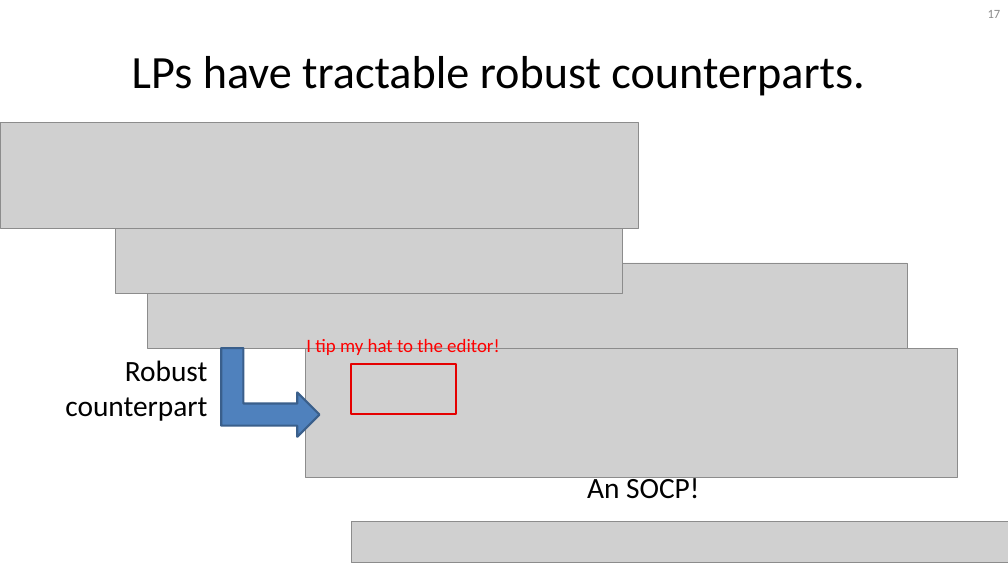
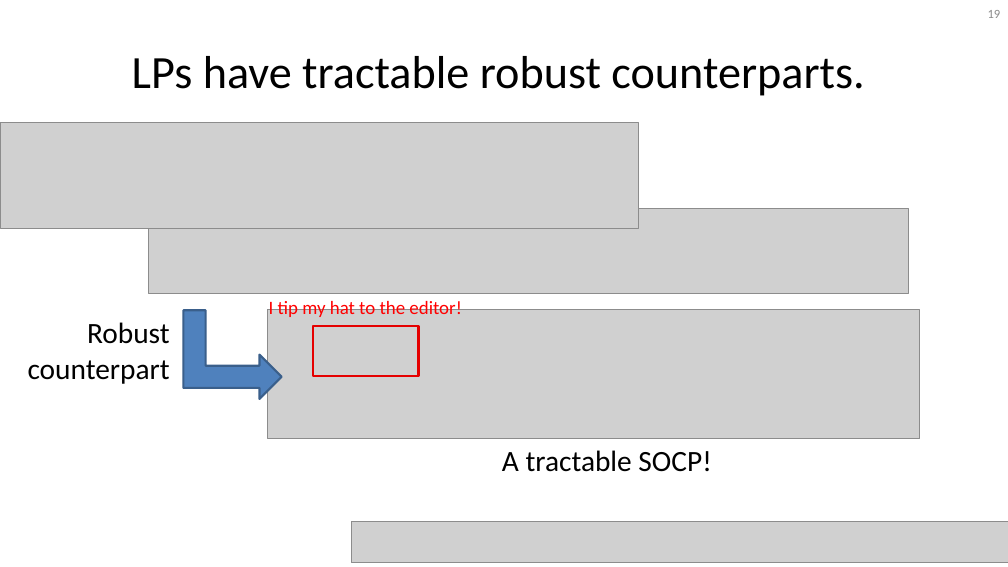
Before and after one commit to 1ozturkbe/robustSPpaper, a slide deck: slide 19 of presentations/acdlSeminar_20190503.pptx (slide 17 before the commit). Drawn at 1008x567 pixels with LibreOffice and Linux fonts; fonts in the diff are those of the drawing; grey boxes stand for pictures; background and template pictures are left out. Boxes give left, top, right and bottom in pixels: in the first picture for what was removed or moved away, otherwise in the second. Text is boxed around its words. In the diff, an @@ line names an element or a change of style, - is before the commit and + after.

```diff
--- a/presentations/acdlSeminar_20190503.pptx
+++ b/presentations/acdlSeminar_20190503.pptx
@@ page number at (x1=988, y1=10, x2=1001, y2=18): text changed @@
-17
+19
@@ picture removed at (x1=116, y1=206, x2=622, y2=294) @@
@@ picture moved from (x1=147, y1=263, x2=907, y2=348) to (x1=149, y1=209, x2=909, y2=293) @@
@@ text "I tip my hat to ..." rewrapped from (x1=306, y1=339, x2=499, y2=355) to (x1=269, y1=299, x2=461, y2=320) @@
@@ 1 picture, 1 text, 1 bent up arrow, 1 rectangle moved together from (x1=65, y1=348, x2=957, y2=477) to (x1=28, y1=309, x2=920, y2=439) @@
@@ text at (x1=502, y1=450, x2=711, y2=472): text changed @@
-An SOCP!
+A tractable SOCP!
```
Also in this commit, not shown: 32 other slides changed, 3 slides added, 1 slide removed.
